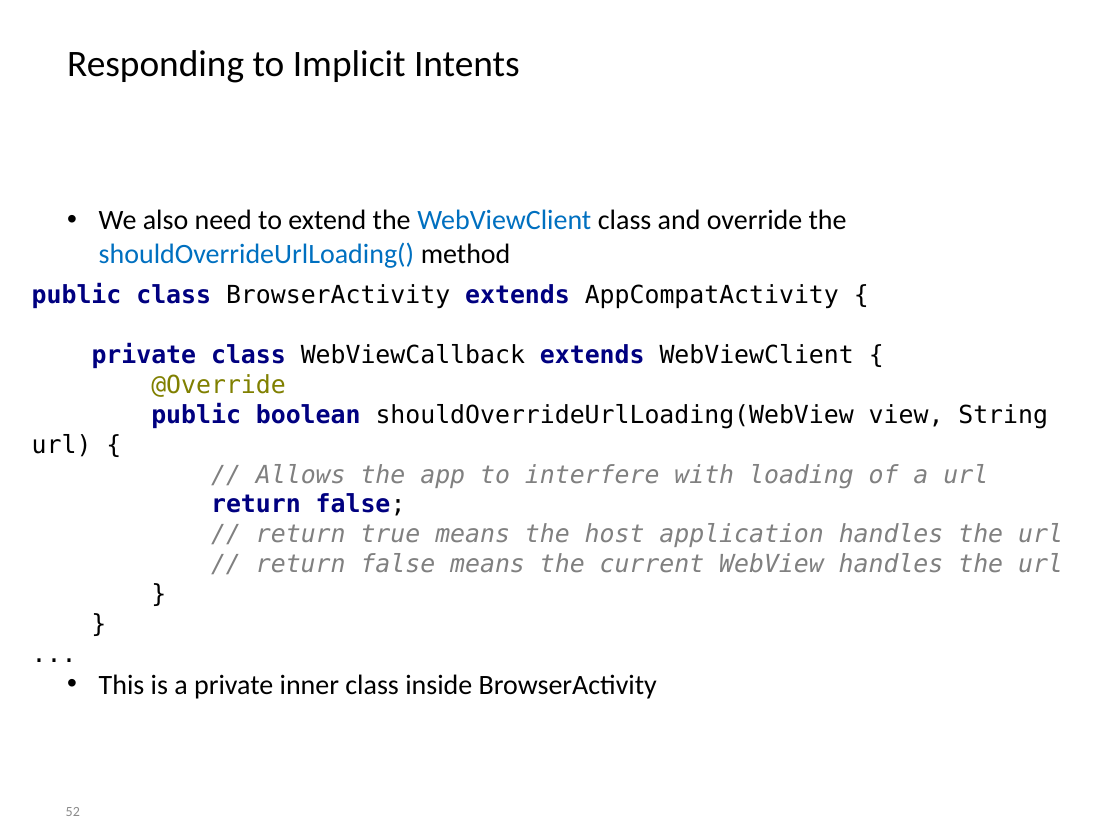
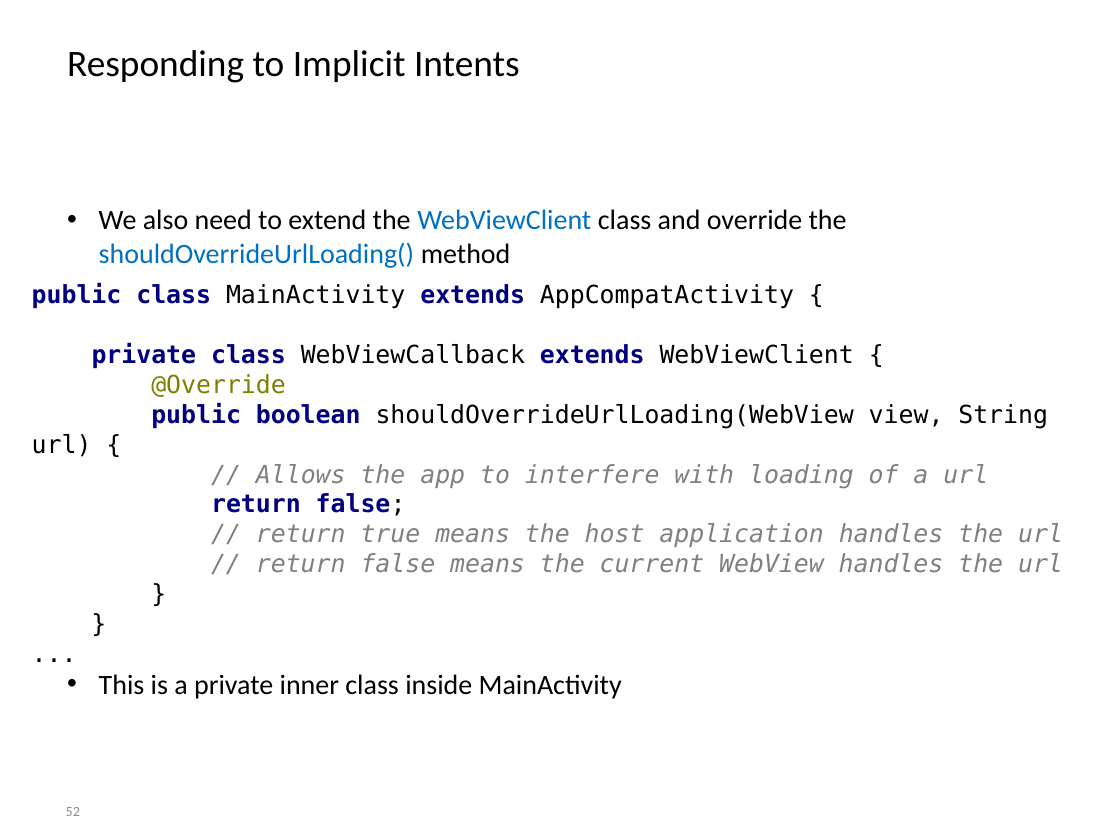
Before and after one commit to BioBoost/android_development_course, a slide deck: slide 52 of slides/chapter2_activities_fragments_intents.pptx. Drawn at 1120x840 pixels with LibreOffice and Linux fonts; fonts in the diff are those of the drawing; background and template pictures are left out. Boxes give left, top, right and bottom in pixels: in the first picture for what was removed or moved away, otherwise in the second. Text is boxed around its words. In the diff, an @@ line names an element or a change of style, - is before the commit and + after.

Commit message:
Fix browser example

```diff
--- a/slides/chapter2_activities_fragments_intents.pptx
+++ b/slides/chapter2_activities_fragments_intents.pptx
@@ text at [32, 283, 1063, 573]: text changed @@
-public class BrowserActivity extends AppCompatActivity {
-private class WebViewCallback extends WebViewClient {
-@Override
-public boolean shouldOverrideUrlLoading(WebView view, String url) {
-// Allows the app to interfere with loading of a url
-return false;
-// return true means the host application handles the url
-// return false means the current WebView handles the url
-}
-}
-...
+public class MainActivity extends AppCompatActivity {
+private class WebViewCallback extends WebViewClient {
+@Override
+public boolean shouldOverrideUrlLoading(WebView view, String url) {
+// Allows the app to interfere with loading of a url
+return false;
+// return true means the host application handles the url
+// return false means the current WebView handles the url
+}
+}
+...
@@ text at [99, 674, 622, 699]: text changed @@
-• This is a private inner class inside BrowserActivity
+• This is a private inner class inside MainActivity
```
Also in this commit, not shown: 4 other slides changed, 1 slide added, 33 other files.
